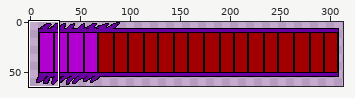
A sprite sheet gets an edit: Boss HP17.png. The picture above shows the old version from afar; the outline marks the close-up.
Close-up. As it was:
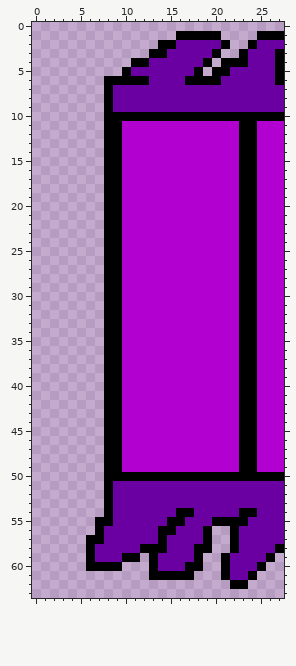
The file is 324x64 pixels. Pixels under 10% opacity are left out. Colours within 5 levels of each other are drawn and written as one. Shown: x 0..27, y 0..63. The wide view leaves out empty margins.
Now the later version:
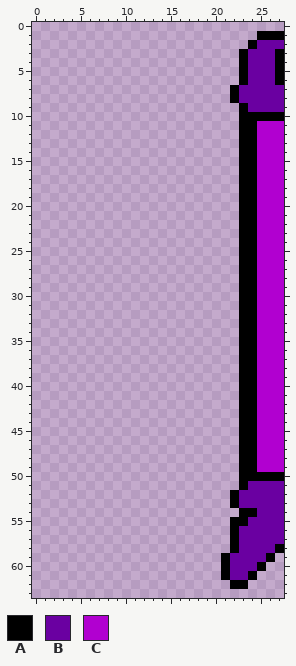
Palette (. is transparent): A #000000  B #6a00a1  C #b100d0
Difference:
@@ x 0..27 @@
  0 ............................
- 1 ................AAAAA....AAA
- 2 ..............AABBBBBA..ABBB
- 3 .............AABBBBBA..ABBBA
- 4 ...........AABBBBBBA.AAABBBA
- 5 ..........ABBBBBBBA.AABBBBBA
- 6 ........AAAAABBBBAAAABBBBBBA
- 7 ........ABBBBBBBBBBBBBBBBBBB
- 8 ........ABBBBBBBBBBBBBBBBBBB
- 9 ........ABBBBBBBBBBBBBBBBBBB
-10 ........AAAAAAAAAAAAAAAAAAAA
-11 ........AACCCCCCCCCCCCCAACCC
-12 ........AACCCCCCCCCCCCCAACCC
-13 ........AACCCCCCCCCCCCCAACCC
-14 ........AACCCCCCCCCCCCCAACCC
-15 ........AACCCCCCCCCCCCCAACCC
-16 ........AACCCCCCCCCCCCCAACCC
-17 ........AACCCCCCCCCCCCCAACCC
-18 ........AACCCCCCCCCCCCCAACCC
-19 ........AACCCCCCCCCCCCCAACCC
-20 ........AACCCCCCCCCCCCCAACCC
-21 ........AACCCCCCCCCCCCCAACCC
-22 ........AACCCCCCCCCCCCCAACCC
-23 ........AACCCCCCCCCCCCCAACCC
-24 ........AACCCCCCCCCCCCCAACCC
-25 ........AACCCCCCCCCCCCCAACCC
-26 ........AACCCCCCCCCCCCCAACCC
-27 ........AACCCCCCCCCCCCCAACCC
-28 ........AACCCCCCCCCCCCCAACCC
-29 ........AACCCCCCCCCCCCCAACCC
-30 ........AACCCCCCCCCCCCCAACCC
-31 ........AACCCCCCCCCCCCCAACCC
-32 ........AACCCCCCCCCCCCCAACCC
-33 ........AACCCCCCCCCCCCCAACCC
-34 ........AACCCCCCCCCCCCCAACCC
-35 ........AACCCCCCCCCCCCCAACCC
-36 ........AACCCCCCCCCCCCCAACCC
-37 ........AACCCCCCCCCCCCCAACCC
-38 ........AACCCCCCCCCCCCCAACCC
-39 ........AACCCCCCCCCCCCCAACCC
-40 ........AACCCCCCCCCCCCCAACCC
-41 ........AACCCCCCCCCCCCCAACCC
-42 ........AACCCCCCCCCCCCCAACCC
-43 ........AACCCCCCCCCCCCCAACCC
-44 ........AACCCCCCCCCCCCCAACCC
-45 ........AACCCCCCCCCCCCCAACCC
-46 ........AACCCCCCCCCCCCCAACCC
-47 ........AACCCCCCCCCCCCCAACCC
-48 ........AACCCCCCCCCCCCCAACCC
-49 ........AACCCCCCCCCCCCCAACCC
-50 ........AAAAAAAAAAAAAAAAAAAA
-51 ........ABBBBBBBBBBBBBBBBBBB
-52 ........ABBBBBBBBBBBBBBBBBBB
-53 ........ABBBBBBBBBBBBBBBBBBB
-54 ........ABBBBBBBAABBBBBAABBB
-55 .......AABBBBBBAABBBAAAABBBB
-56 .......ABBBBBBAABBBA..ABBBBB
-57 ......AABBBBBBABBBBA..ABBBBB
-58 ......ABBBBBAAABBBAA..ABBBBA
-59 ......ABBBAA.ABBBBA..ABBBBA.
-60 ......AAAA...ABBBAA..ABBBA..
-61 .............AAAAA...ABBA...
+ 1 .........................AAA
+ 2 ........................ABBB
+ 3 .......................ABBBA
+ 4 .......................ABBBA
+ 5 .......................ABBBA
+ 6 .......................ABBBA
+ 7 ......................ABBBBB
+ 8 ......................ABBBBB
+ 9 .......................ABBBB
+10 .......................AAAAA
+11 .......................AACCC
+12 .......................AACCC
+13 .......................AACCC
+14 .......................AACCC
+15 .......................AACCC
+16 .......................AACCC
+17 .......................AACCC
+18 .......................AACCC
+19 .......................AACCC
+20 .......................AACCC
+21 .......................AACCC
+22 .......................AACCC
+23 .......................AACCC
+24 .......................AACCC
+25 .......................AACCC
+26 .......................AACCC
+27 .......................AACCC
+28 .......................AACCC
+29 .......................AACCC
+30 .......................AACCC
+31 .......................AACCC
+32 .......................AACCC
+33 .......................AACCC
+34 .......................AACCC
+35 .......................AACCC
+36 .......................AACCC
+37 .......................AACCC
+38 .......................AACCC
+39 .......................AACCC
+40 .......................AACCC
+41 .......................AACCC
+42 .......................AACCC
+43 .......................AACCC
+44 .......................AACCC
+45 .......................AACCC
+46 .......................AACCC
+47 .......................AACCC
+48 .......................AACCC
+49 .......................AACCC
+50 .......................AAAAA
+51 .......................ABBBB
+52 ......................ABBBBB
+53 ......................ABBBBB
+54 .......................AABBB
+55 ......................AABBBB
+56 ......................ABBBBB
+57 ......................ABBBBB
+58 ......................ABBBBA
+59 .....................ABBBBA.
+60 .....................ABBBA..
+61 .....................ABBA...
 62 ......................AA....
